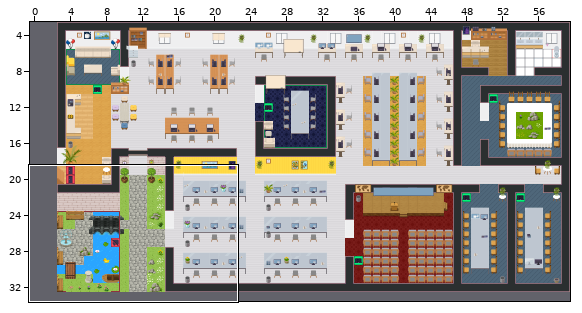
One commit to this Tiled map (JSON): GAD-office.tmj. Above: a wide view before the commit, with the close-up outlined.
Close-up. Earlier state:
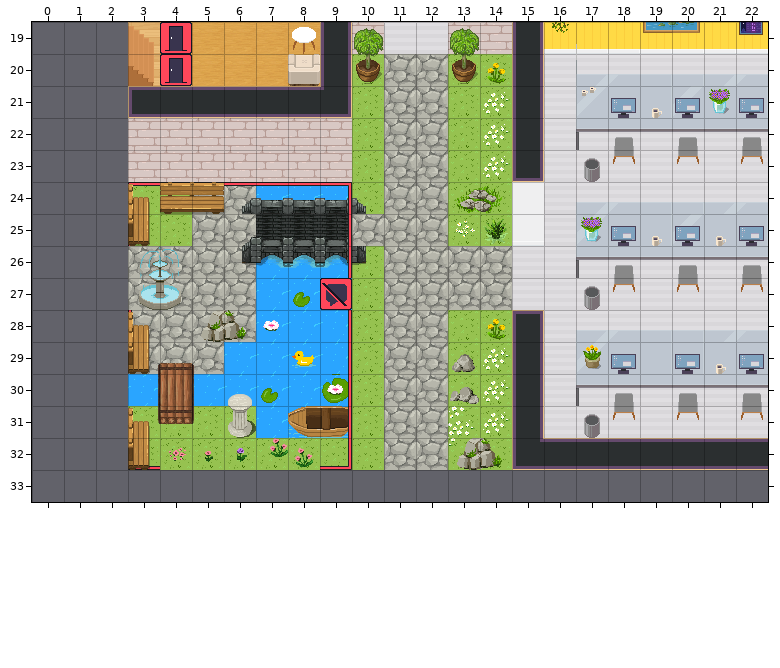
Cells are 32x32 px. Shown: x 0..22, y 19..33. The commit also changed other parts of the map, which this record leaves out.
After:
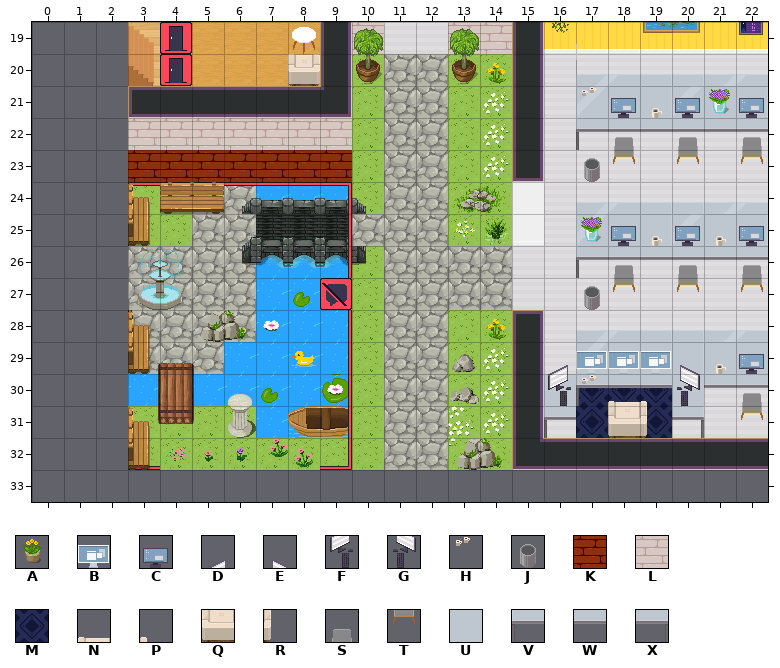
Key: from "WA_Decoration": A 93; from "WA_Miscellaneous": B 0, C 1, D 20, E 21, F 30, G 31, H 58, J 60; from "WA_Room_Builder": K 285, L 310, M 362; from "WA_Seats": N 28, P 29, Q 41, R 42, S 126, T 139; from "WA_Tables": U 16, V 25, W 26, X 27.
_ is an empty cell.
Tiles replaced or removed in this view: A, C, J, L, S, T, W.
Edits made:
Changed rows in their new state; . is an unchanged cell.
Layer "walls/walls1":
first column x 3:
23 KKKKKKK
first column x 17:
30 MMM
31 MMM
Layer "furniture/furniture1":
first column x 16:
30 U...U
31 V...X
Layer "furniture/furniture2":
first column x 17:
29 BBB_
30 .NP_
31 .QR_
Layer "furniture/furniture3":
first column x 16:
29 D_..E
30 FH..G
31 ._...
Boxes around the changes in both close-ups, in picture pixels (x1, y1, x2, y2):
changed: (128, 150, 352, 182)
changed: (544, 345, 704, 438)
